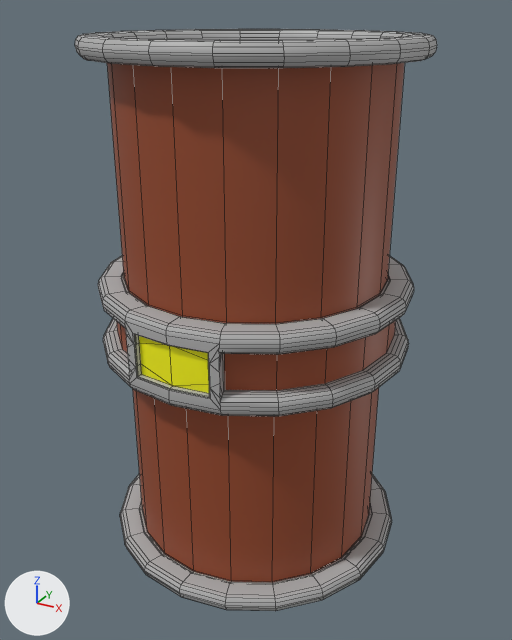
An edit to the FBX model Assets/3D/Almacen/Contenedor_Barril/Contenedor_Barril.fbx, drawn before and after from the same camera.
One viewpoint serves both versions: a camera (50 mm lens) standing at (3.12, -5.69, 5.19) and looking at (0.02, -0.06, 2.38). The axes (+X, +Y, +Z) are drawn at lower left. The lights are the same throughout. Mesh edges are drawn as thin lines. Where no turn or scale is listed for an object, it has been applied to the vertices.

Names of what the first picture shows: 'Contenedor_Barril'.
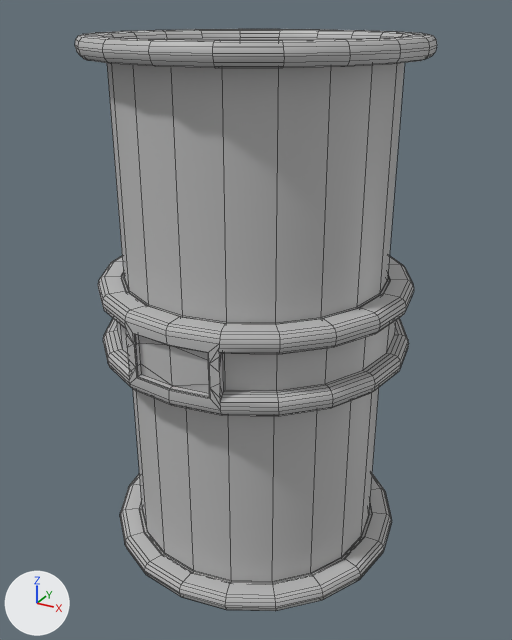
Where the change shows, as pixel boxes [x1, y1, x2, y2] in the pictures (512 x 640 px):
```json
{"part": 1, "of": "me_mesh", "change": "recoloured", "before": [107, 63, 405, 583], "after": [107, 63, 405, 583], "on screen": "brown to grey"}
{"part": 2, "of": "me_mesh", "change": "recoloured", "before": [75, 29, 437, 611], "after": [75, 29, 437, 611]}
{"part": 3, "of": "me_mesh", "change": "recoloured", "before": [139, 336, 209, 393], "after": [139, 336, 209, 393], "on screen": "yellow to grey"}
```

Scene script edits in JSON lines:
```json
{"op": "add", "block": "mat_lambert18", "code": ["mat_lambert18 = principled_material('lambert18')", "mat_lambert18.base_color = (0.5, 0.5, 0.5)  # grey #bcbcbc"]}
{"block": "me_mesh", "where": "me_mesh.from_pydata(...)  # 1294 vertices, 1310 faces; spans x -1.5..1.5, y -1.5..1.5, z 0.0..5.0"}
{"block": "me_mesh", "where": "# used by ob_contenedor_barril; location = (-0.01, -0.01, 0.0)"}
{"block": "me_mesh", "change": "me_mesh part 1: all 138 faces that had it switch from mat_barril (brown #984a2b) to mat_lambert18 (grey #bcbcbc)"}
{"block": "me_mesh", "change": "me_mesh part 2: all 1166 faces that had it switch from mat_metal (grey #b1b1b1) to mat_lambert18 (grey #bcbcbc)"}
{"block": "me_mesh", "change": "me_mesh part 3: all 6 faces that had it switch from mat_luz (yellow #fffe00) to mat_lambert18 (grey #bcbcbc)"}
```
